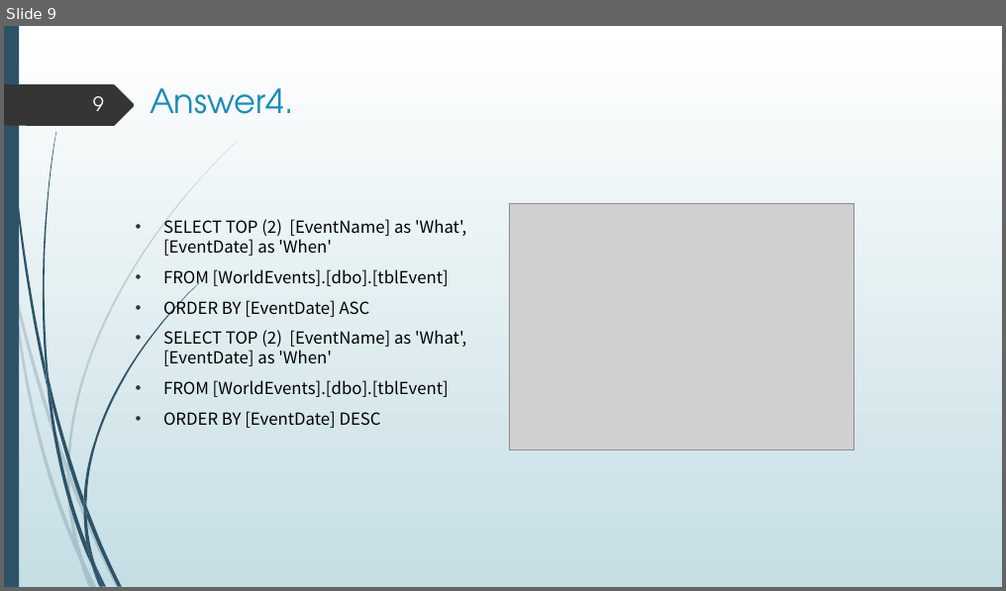
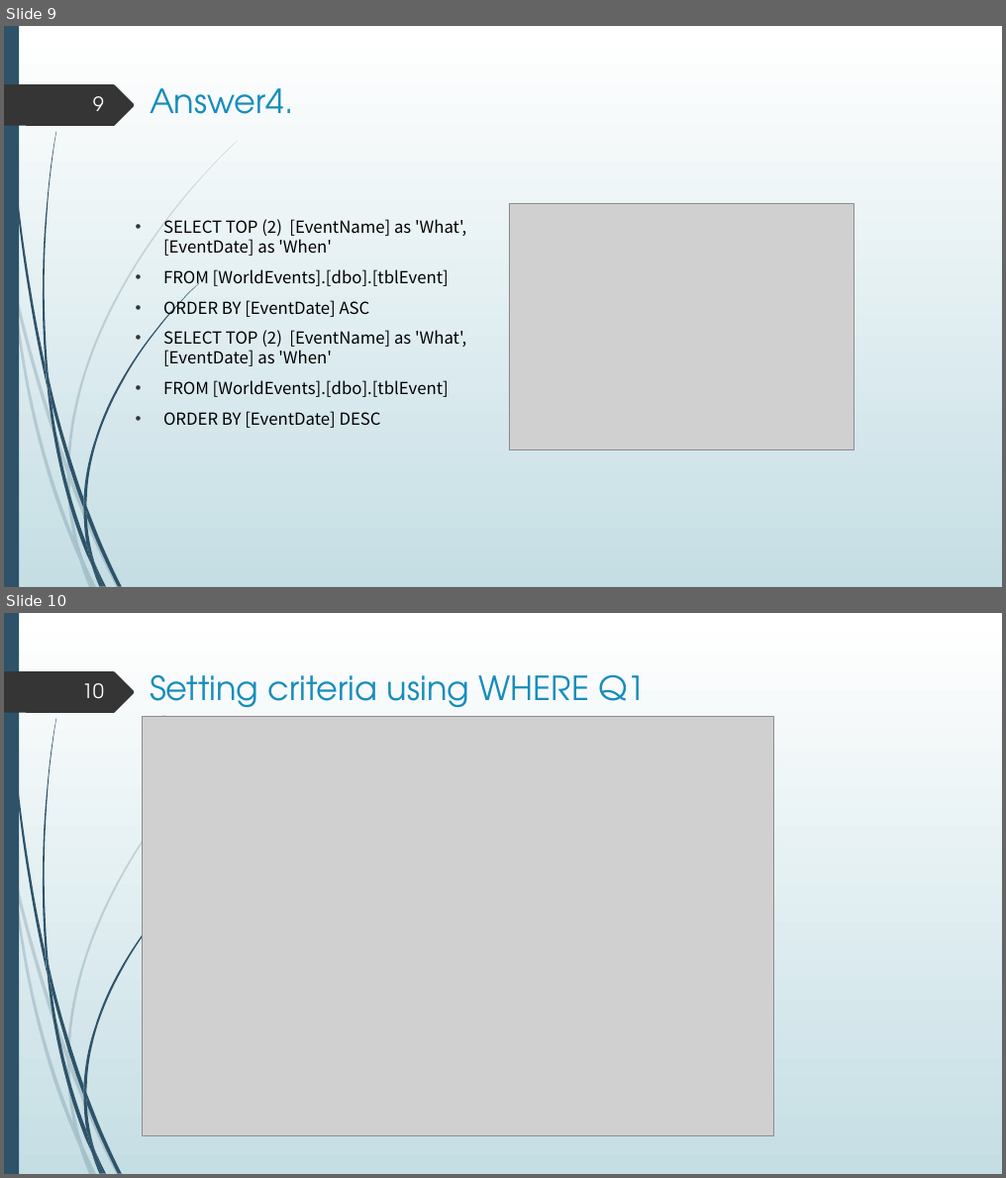
Before and after one commit to hsu0808/mssql-learning-2023-summer, a slide deck: sql answer.pptx. Shown one above the other, each under a label of ours: slide 9 before the commit, slides 9 and 10 after it. The pictures are 1006x591 and 1006x1178 pixels, drawn with LibreOffice and Linux fonts; fonts in the diff are those of the drawing; grey boxes stand for pictures. Boxes give left, top, right and bottom in pixels: in the first picture for what was removed or moved away, otherwise in the second. Text is boxed around its words. In the diff, an @@ line names an element or a change of style, - is before the commit and + after.

```diff
--- a/sql answer.pptx
+++ b/sql answer.pptx
@@ slide 10 added at [4,613,1002,1174], background gradient #FFFFFF to #C5DEE5; not listed: 24 template elements that a slide beside it also shows @@
@@ page number added at [82,683,104,699], 19 pt, text #FEFFFF @@
+10
@@ title added at [150,674,646,717], 32 pt, text #178DBB @@
+Setting criteria using WHERE Q1 Question1
@@ picture added at [143,716,773,1137] @@
```
Also in this commit, not shown: 5 other slides added.
